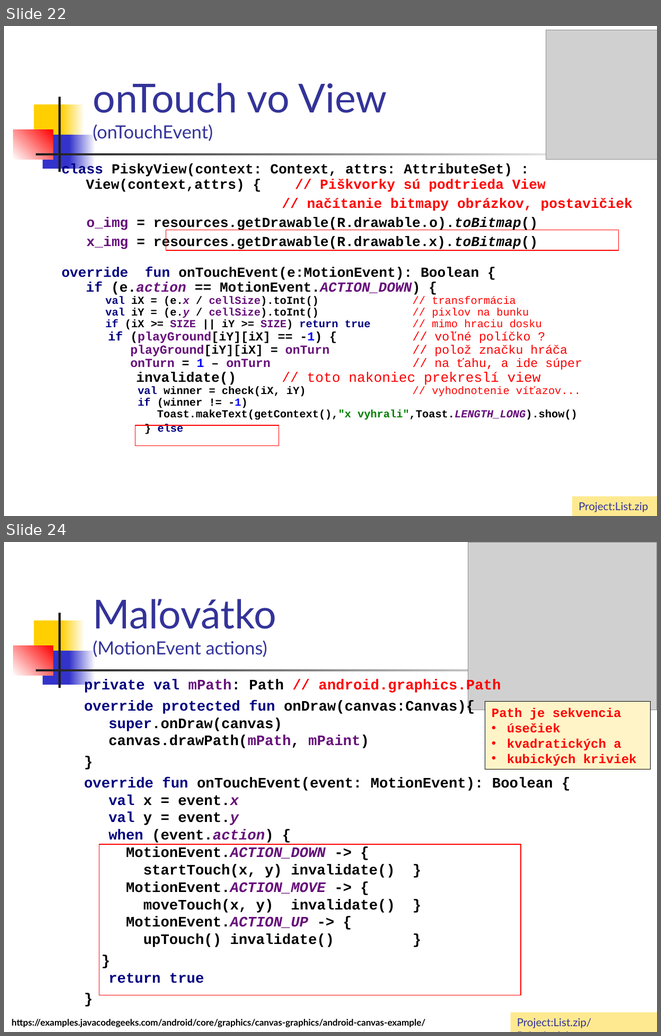
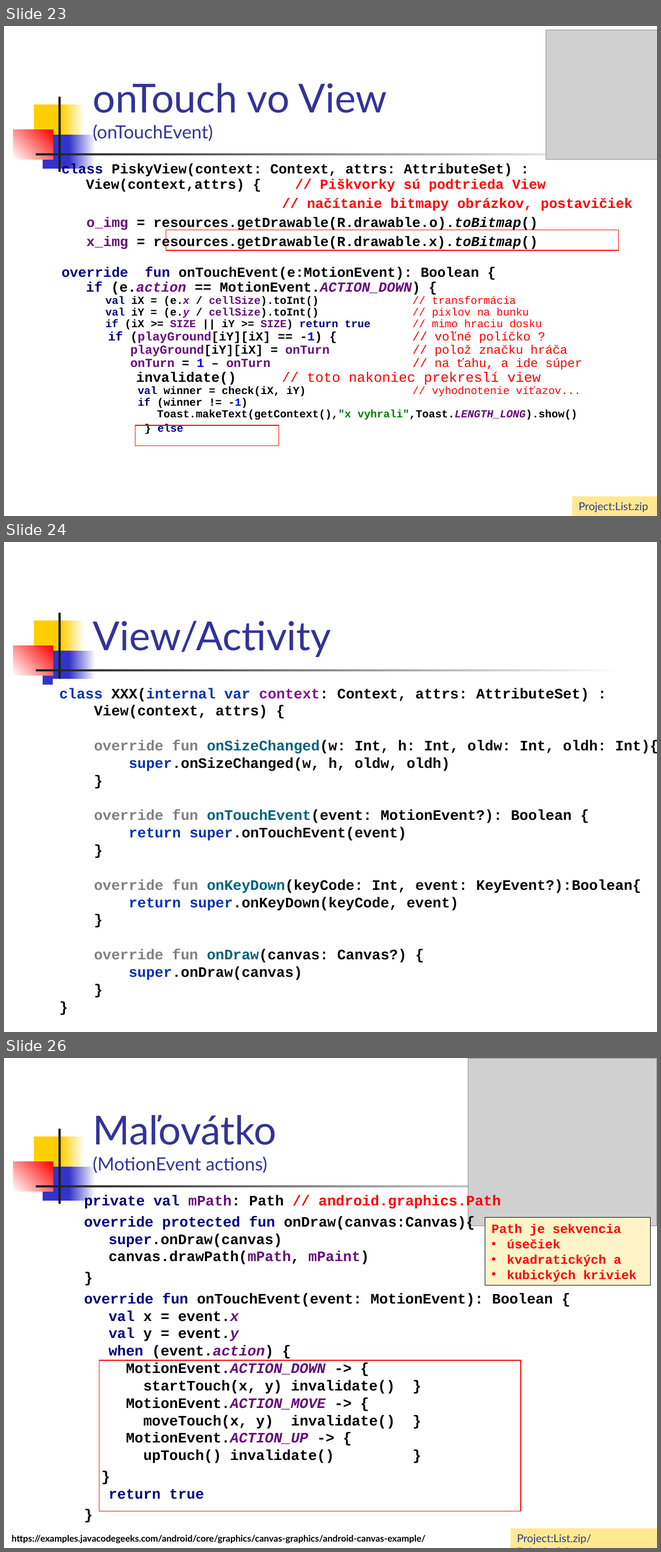
Before and after one commit to vmandro/Prednasky, a slide deck: 04/04_Android.ppt. Shown one above the other, each under a label of ours: slides 22 and 24 before the commit, slides 23, 24 and 26 after it; the slides between them are not shown. The pictures are 661x1036 and 661x1552 pixels, drawn with LibreOffice and Linux fonts; fonts in the diff are those of the drawing; grey boxes stand for pictures. Boxes give left, top, right and bottom in pixels: in the first picture for what was removed or moved away, otherwise in the second. Text is boxed around its words. In the diff, an @@ line names an element or a change of style, - is before the commit and + after.

```diff
--- a/04/04_Android.ppt
+++ b/04/04_Android.ppt
@@ slide 24 added at (4, 542, 657, 1032), background #FFFFFF; not listed: 7 template elements that a slide beside it also shows @@
@@ title added at (93, 620, 331, 657), 44 pt, text #333399 @@
+View/Activity
@@ text added at (59, 688, 657, 980), 16 pt, text #080808, bold @@
+class XXX(internal var context: Context, attrs: AttributeSet) :
+View(context, attrs) {
+override fun onSizeChanged(w: Int, h: Int, oldw: Int, oldh: Int){
+super.onSizeChanged(w, h, oldw, oldh)
+}
+override fun onTouchEvent(event: MotionEvent?): Boolean {
+return super.onTouchEvent(event)
+}
+override fun onKeyDown(keyCode: Int, event: KeyEvent?):Boolean{
+return super.onKeyDown(keyCode, event)
+}
+override fun onDraw(canvas: Canvas?) {
+super.onDraw(canvas)
+}
+}
@@ what was slide 22 is now slide 23 @@
@@ what was slide 24 is now slide 26 @@
```
Also in this commit, not shown: 20 slides changed, 7 other slides added, 3 other files.
